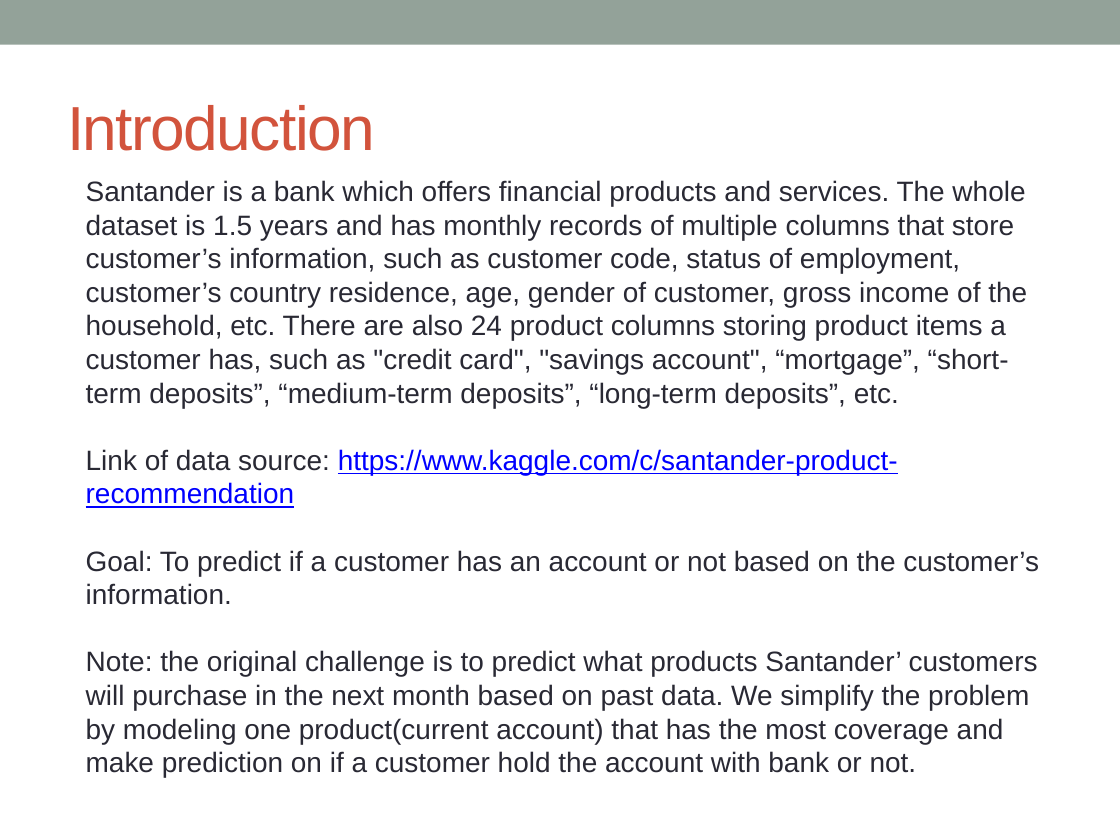
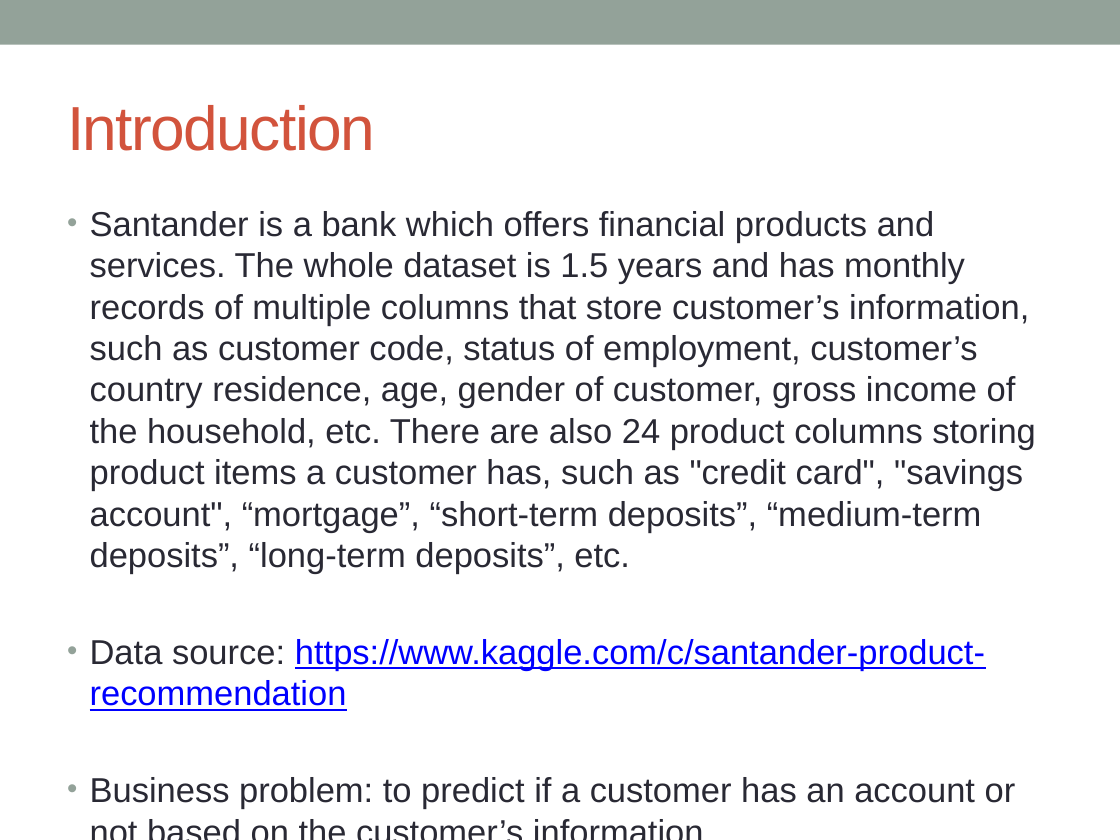
Before and after one commit to hsiehweichun/springboard_program, a slide deck: slide 3 of Capstone_deck.pptx. Drawn at 1120x840 pixels with LibreOffice and Linux fonts; fonts in the diff are those of the drawing. Boxes give left, top, right and bottom in pixels: in the first picture for what was removed or moved away, otherwise in the second. Text is boxed around its words. In the diff, an @@ line names an element or a change of style, - is before the commit and + after.

```diff
--- a/Capstone_deck.pptx
+++ b/Capstone_deck.pptx
@@ text "Santander is a bank which ...": place and size @@
-text "Santander is a bank which ..." at box(86, 180, 1039, 777)
+text "Santander is a bank which ..." at box(90, 211, 1036, 809)
@@ text at box(90, 211, 1036, 574): size 18 to 22.2 pt in "Santander is a bank which offers financial ..."; bullet none to •; more space between paragraphs @@
@@ text at box(90, 639, 1016, 809): text changed; size 18 to 22.2 pt @@
-Link of data source: https://www.kaggle.com/c/santander-product-recommendation
-Goal: To predict if a customer has an account or not based on the customer’s information.
-Note: the original challenge is to predict what products Santander’ customers will purchase in the next month based on past data. We simplify the problem by modeling one product(current account) that has the most coverage and make prediction on if a customer hold the account with bank or not.
+• Data source: https://www.kaggle.com/c/santander-product-recommendation
+• Business problem: to predict if a customer has an account or not based on the customer’s information.
```
Also in this commit, not shown: 11 other slides changed, 4 slides added.
